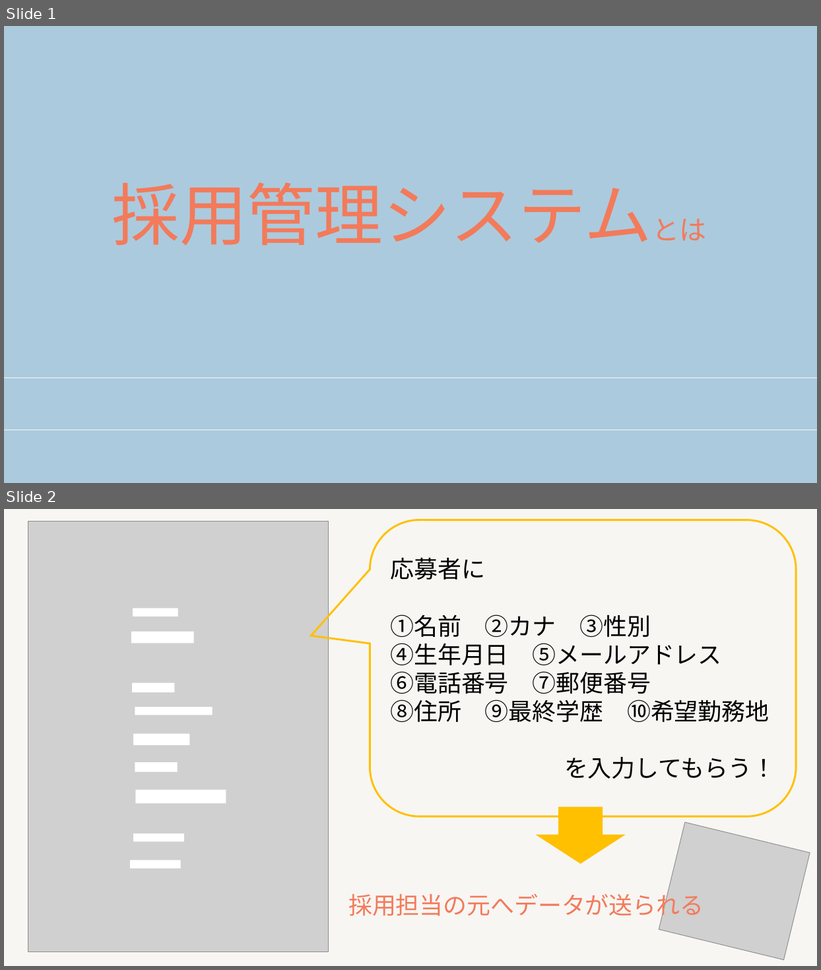
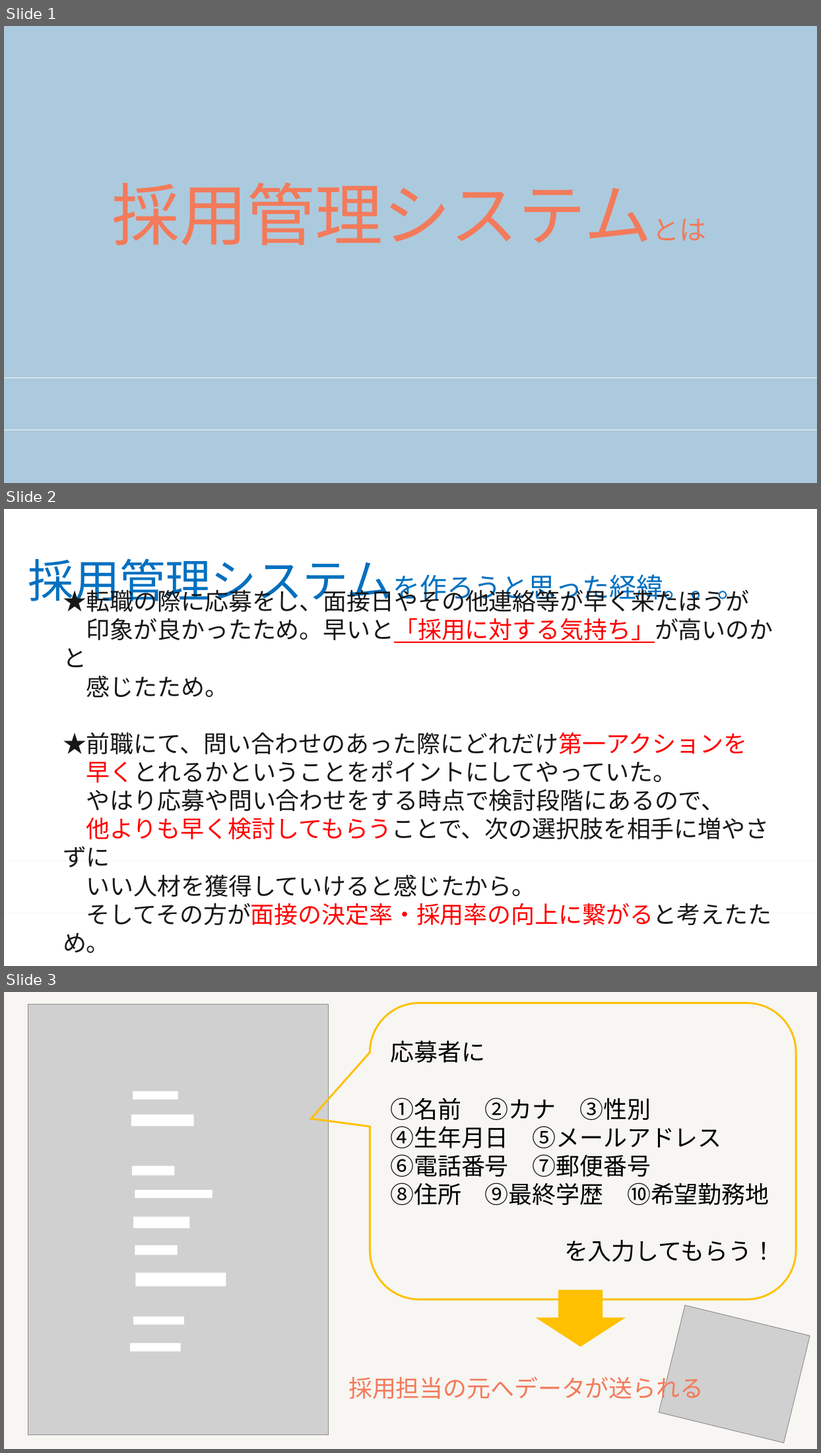
Before and after one commit to nozomi-watanabe1214/my_application, a slide deck: 採用管理システム.pptx. Shown one above the other, each under a label of ours: slides 1 and 2 before the commit, slides 1, 2 and 3 after it. The pictures are 821x970 and 821x1453 pixels, drawn with LibreOffice and Linux fonts; fonts in the diff are those of the drawing; grey boxes stand for pictures. Boxes give left, top, right and bottom in pixels: in the first picture for what was removed or moved away, otherwise in the second. Text is boxed around its words. In the diff, an @@ line names an element or a change of style, - is before the commit and + after.

Commit message:
採用管理システム　紹介用パワーポイント（作成動機 記入）

```diff
--- a/採用管理システム.pptx
+++ b/採用管理システム.pptx
@@ slide 2 added at (x1=4, y1=509, x2=817, y2=966), background #FFFFFF; not listed: 2 template elements that a slide beside it also shows @@
@@ text added at (x1=28, y1=559, x2=745, y2=609), 32 pt, text #0070C0 @@
+採用管理システムを作ろうと思った経緯。。。
@@ text added at (x1=63, y1=586, x2=774, y2=953), 28 pt, text #171717 @@
+★転職の際に応募をし、面接日やその他連絡等が早く来たほうが
+印象が良かったため。早いと「採用に対する気持ち」が高いのかと
+感じたため。
+★前職にて、問い合わせのあった際にどれだけ第一アクションを
+早くとれるかということをポイントにしてやっていた。
+やはり応募や問い合わせをする時点で検討段階にあるので、
+他よりも早く検討してもらうことで、次の選択肢を相手に増やさずに
+いい人材を獲得していけると感じたから。
+そしてその方が面接の決定率・採用率の向上に繋がると考えたため。
@@ what was slide 2 is now slide 3 @@
```
